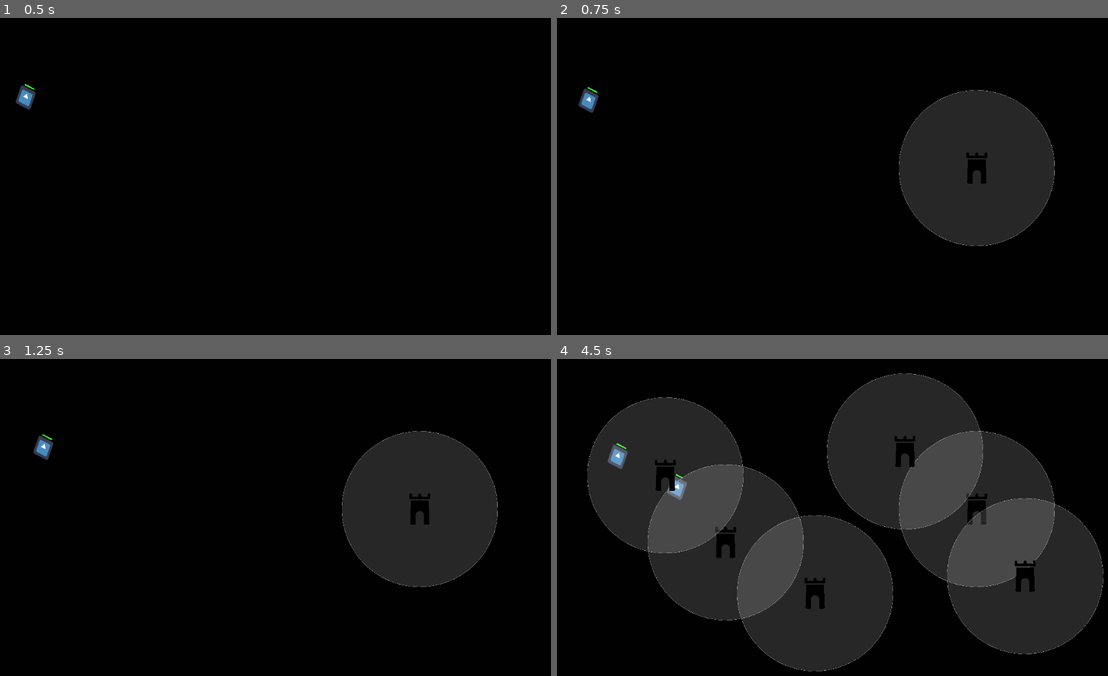
Above: before the commit, frames 1-4 (two rows, left to right).
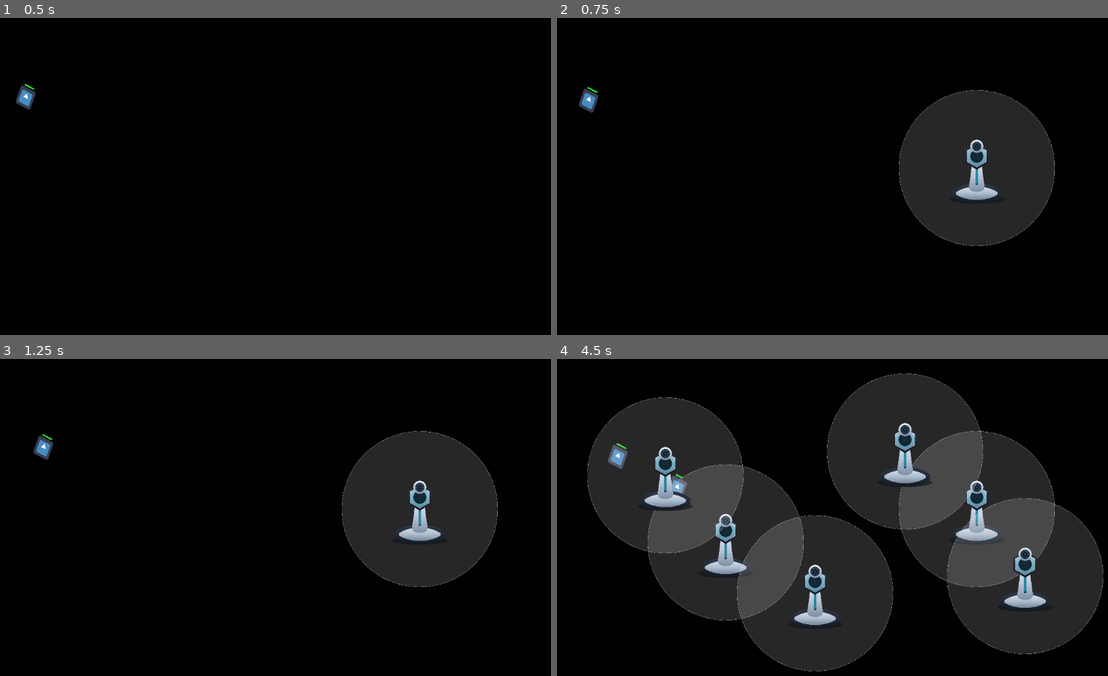
Above: after the commit, the same moments.

Repository: theteng/tower-defence-game
Game: Godot game, scene res://game.tscn
Same seed, same stepped clock (60 frames per second), same inputs: the game is played once before the commit and once after it. The engine's default icon, where the game draws it, is replaced by a stand-in: a white triangle on a blue panel in a dark square.
Inputs (mouse positions are in pixels of both pictures, inside the frame that each line leads up to):
- Up to frame 1 (0.5 s): no input
- Up to frame 2 (0.75 s): move the mouse to (975, 166) at 0.52 s; click (975, 166) at 0.67 s
- Up to frame 3 (1.25 s): no input
- Up to frame 4 (4.5 s): move the mouse to (727, 542) at 1.27 s; click (727, 542) at 1.42 s; move the mouse to (904, 450) at 2.02 s; click (904, 450) at 2.17 s; move the mouse to (815, 593) at 2.77 s; click (815, 593) at 2.92 s; move the mouse to (1025, 577) at 3.52 s; click (1025, 577) at 3.67 s; move the mouse to (667, 476) at 4.27 s; click (667, 476) at 4.42 s

Frame 1 is identical in both runs. In frame 2, 0.7% of the frame differs, in the area x 72-80%, y 38-58%; in frame 3, 0.7%; in frame 4, 4.5%, in the area x 15-89%, y 20-84%.

Commit message:
feat: basic-tower asset update

Diff:
--- a/basic-tower.svg
+++ b/basic-tower.svg
@@ -1,21 +1,98 @@
-<?xml version="1.0" encoding="iso-8859-1"?>
-<!-- Uploaded to: SVG Repo, www.svgrepo.com, Generator: SVG Repo Mixer Tools -->
-<svg fill="#000000" height="800px" width="800px" version="1.1" id="Layer_1" xmlns="http://www.w3.org/2000/svg" xmlns:xlink="http://www.w3.org/1999/xlink"
-	 viewBox="0 0 512.002 512.002" xml:space="preserve">
-<g>
-	<g>
-		<path d="M414.431,488.2l-14.497-373.03H112.07L97.573,488.2c-0.243,6.226,2.062,12.282,6.381,16.772
-			c4.319,4.491,10.281,7.029,16.513,7.029h67.928V356.881c0-37.278,30.328-67.606,67.607-67.606
-			c37.279,0,67.607,30.328,67.607,67.606v155.121h67.928c6.23,0,12.192-2.539,16.513-7.029
-			C412.371,500.482,414.674,494.426,414.431,488.2z"/>
+<svg xmlns="http://www.w3.org/2000/svg" viewBox="0 0 512 512" role="img" aria-label="Basic sci-fi single-target tower (top-fire)">
+	<defs>
+		<linearGradient id="body" x1="0" y1="0" x2="0" y2="1">
+			<stop offset="0" stop-color="#EAF1FB"></stop>
+			<stop offset="0.55" stop-color="#B9C6D8"></stop>
+			<stop offset="1" stop-color="#7F8EA5"></stop>
+		</linearGradient>
+
+		<linearGradient id="dark" x1="0" y1="0" x2="0" y2="1">
+			<stop offset="0" stop-color="#2F3948"></stop>
+			<stop offset="1" stop-color="#141A23"></stop>
+		</linearGradient>
+
+		<radialGradient id="glow" cx="50%" cy="50%" r="60%">
+			<stop offset="0" stop-color="#A7FBFF" stop-opacity="0.9"></stop>
+			<stop offset="0.45" stop-color="#22D8FF" stop-opacity="0.6"></stop>
+			<stop offset="1" stop-color="#0B2B3A" stop-opacity="0"></stop>
+		</radialGradient>
+
+		<filter id="softGlow" x="-50%" y="-50%" width="200%" height="200%">
+			<feGaussianBlur stdDeviation="3"></feGaussianBlur>
+		</filter>
+
+		<filter id="shadow" x="-40%" y="-40%" width="180%" height="180%">
+			<feDropShadow dx="0" dy="8" stdDeviation="10" flood-color="#000" flood-opacity="0.35"></feDropShadow>
+		</filter>
+	</defs>
+
+	<!-- Ground shadow -->
+	<ellipse cx="256" cy="456" rx="176" ry="28" fill="#0A0F16" opacity="0.55"></ellipse>
+
+	<!-- Base -->
+	<g filter="url(#shadow)">
+		<path d="M96 404
+		         C132 372, 192 354, 256 354
+		         C320 354, 380 372, 416 404
+		         L416 440
+		         C380 468, 320 484, 256 484
+		         C192 484, 132 468, 96 440 Z" fill="url(#dark)"></path>
+		<path d="M124 410
+		         C156 388, 206 374, 256 374
+		         C306 374, 356 388, 388 410
+		         L388 426
+		         C356 448, 306 460, 256 460
+		         C206 460, 156 448, 124 426 Z" fill="url(#body)" opacity="0.92"></path>
 	</g>
-</g>
-<g>
-	<g>
-		<path d="M404.98,0c-12.653,0-22.911,10.258-22.911,22.911v28.277H278.912V22.911C278.912,10.258,268.654,0,256.001,0
-			S233.09,10.258,233.09,22.911v28.277H129.933V22.911C129.933,10.258,119.675,0,107.022,0S84.111,10.258,84.111,22.911v51.188
-			c0,10.373,6.899,19.126,16.355,21.947c2.079,0.62,4.277,0.964,6.556,0.964H404.98c2.28,0,4.478-0.344,6.556-0.964
-			c9.456-2.821,16.355-11.573,16.355-21.947V22.911C427.891,10.258,417.633,0,404.98,0z"/>
+
+	<!-- Main column -->
+	<g filter="url(#shadow)">
+		<path d="M206 370
+		         C214 324, 220 278, 224 230
+		         C226 200, 242 182, 256 182
+		         C270 182, 286 200, 288 230
+		         C292 278, 298 324, 306 370
+		         C310 392, 292 408, 256 408
+		         C220 408, 202 392, 206 370 Z" fill="url(#body)"></path>
+
+		<!-- Energy spine -->
+		<rect x="248" y="240" width="16" height="124" rx="8" fill="#0A121B"></rect>
+		<rect x="250" y="246" width="12" height="112" rx="6" fill="#22D8FF" opacity="0.6" filter="url(#softGlow)"></rect>
 	</g>
-</g>
+
+	<!-- Core chamber -->
+	<g filter="url(#shadow)">
+		<path d="M256 94 L332 140 L332 220 L256 266 L180 220 L180 140 Z" fill="url(#dark)"></path>
+		<path d="M256 108 L320 144 L320 216 L256 252 L192 216 L192 144 Z" fill="url(#body)" opacity="0.94"></path>
+
+		<circle cx="256" cy="180" r="64" fill="url(#glow)" filter="url(#softGlow)"></circle>
+		<circle cx="256" cy="180" r="42" fill="#0A151F" opacity="0.9"></circle>
+	</g>
+
+	<!-- Top firing emitter -->
+	<g filter="url(#shadow)">
+		<!-- Emitter housing -->
+		<circle cx="256" cy="116" r="42" fill="url(#body)"></circle>
+		<circle cx="256" cy="116" r="30" fill="#243042"></circle>
+
+		<!-- Firing aperture -->
+		<circle cx="256" cy="116" r="12" fill="#061018"></circle>
+		<circle cx="256" cy="116" r="7" fill="#22D8FF" opacity="0.35" filter="url(#softGlow)"></circle>
+
+		<!-- Subtle top markings -->
+		<g stroke="#6C7B94" stroke-width="4" stroke-linecap="round" opacity="0.6">
+			<path d="M256 86 V96"></path>
+			<path d="M226 116 H236"></path>
+			<path d="M276 116 H286"></path>
+			<path d="M240 96 L248 104"></path>
+			<path d="M272 96 L264 104"></path>
+		</g>
+	</g>
+
+	<!-- Status lights -->
+	<g filter="url(#softGlow)" opacity="0.8">
+		<circle cx="182" cy="430" r="5" fill="#22D8FF"></circle>
+		<circle cx="330" cy="430" r="5" fill="#22D8FF"></circle>
+		<circle cx="256" cy="406" r="6" fill="#22D8FF" opacity="0.5"></circle>
+	</g>
 </svg>
--- a/tower.gd
+++ b/tower.gd
@@ -16,8 +16,6 @@
 	var target :Node = _get_target()
 	if target == null:
 		return
-
-	queue_redraw();
 
 	target.take_damage(damage)
 	_cooldown = fire_rate
--- a/tower.tscn
+++ b/tower.tscn
@@ -10,7 +10,6 @@
 script = ExtResource("1_vedim")
 
 [node name="Sprite2D" type="Sprite2D" parent="."]
-scale = Vector2(0.25, 0.25)
 texture = ExtResource("2_stebd")
 
 [node name="Area2D" type="Area2D" parent="."]
